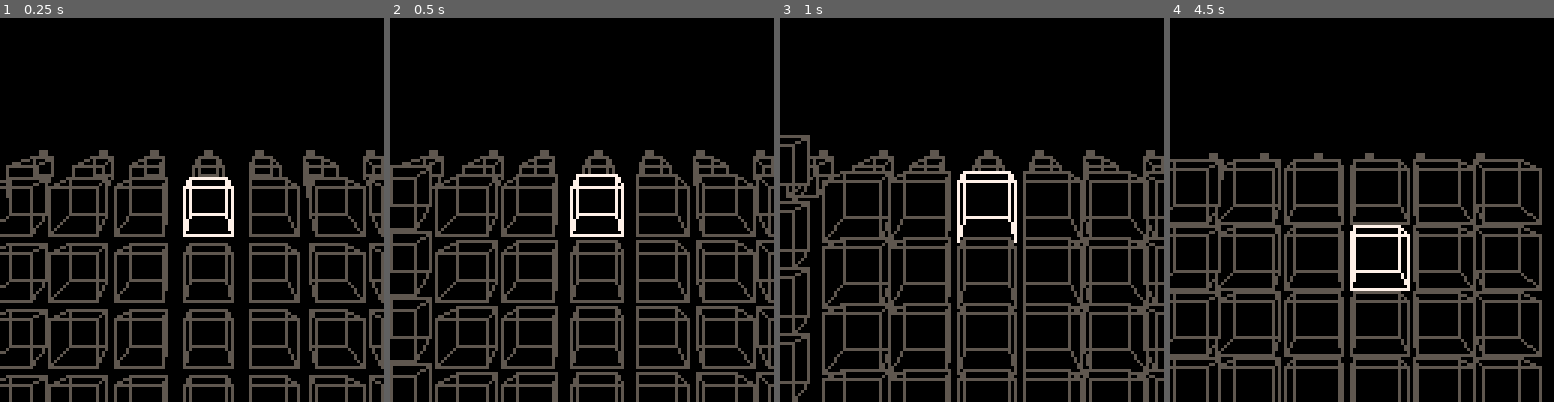
Above: before the commit, frames 1-4 (left to right).
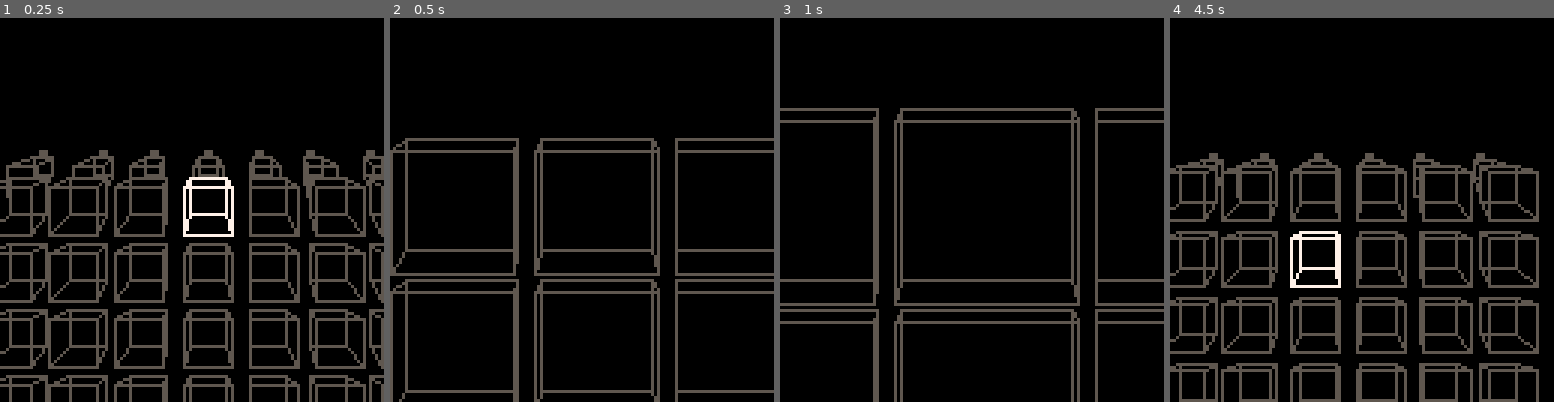
Above: after the commit, the same moments.

Repository: abemassry/dimensional-jump
Game: PICO-8 cartridge 3d_2.p8
Same seed, same stepped clock (60 frames per second), same inputs: the game is played once before the commit and once after it.
Inputs:
- Up to frame 1 (0.25 s): no input
- Up to frame 2 (0.5 s): tap X (X key) at 0.33 s
- Up to frame 3 (1 s): tap O (Z key) at 0.7 s
- Up to frame 4 (4.5 s): tap X (X key) at 1.07, 1.85, 2.97, 4.08 s; hold Right 1.6-2.1 s; tap O (Z key) every 0.4 s from 1.7 to 4.1 s; hold Up 2.15-2.42 s; hold Right 2.47-3.03 s; hold Left 3.08-3.58 s; hold Down 3.63-3.97 s; hold Right from 4.02 s (still down)

Frame 1 is identical in both runs. In frame 2, 23% of the frame differs, in the area x 0-100%, y 31-100%; in frame 3, 24%; in frame 4, 30%, in the area x 0-97%, y 36-100%.

Commit message:
working on jump to next row into screen

Diff:
--- a/3d_2.p8
+++ b/3d_2.p8
@@ -6,7 +6,8 @@
 	y=64
 	s=4
 	u=0
-  current= 0
+	current= 0
+	prevcurrent = 0
 	level = 0
 	xnudge = 0
 	ynudge = 0
@@ -73,9 +74,11 @@
 		downpress = true
 	end
 	if(btn(4)) then
+		if (jumppress == false) prevcurrent = current
 		jumppress = true
 	end
 	if(btn(5)) then
+		if (jumppress == false) prevcurrent = current
 		jumppress = true
 	end
 
@@ -125,12 +128,14 @@
 	end
 
 	if (jumppress == true) then
-		jumpanim -= 0.1
-	end
-
-	if (jumpanim < -10) then
+		current = -10
+		jumpanim -= 2.5
+	end
+
+	if (jumpanim < -50) then
 		jumpanim = 0
 		jumppress = false
+		current = prevcurrent
 	end
 
 
@@ -140,31 +145,45 @@
 	cls()
 	for i=0,0 do
 		ydiff = -17 + (i * 20) - (level*4)
-		zdiff = 7
+		zdiff = 7 + (jumpanim * .2)
 		depth = 2
 		if (level > 0) ydiff = ydiff + 5
 		if (level >= 3) ydiff = ydiff + 6
-		setup_block(xcpos+64+57,64+ydiff,zdiff,depth,12+xnudge,u,5)
-		setup_block(xcpos+64+37,64+ydiff,zdiff,depth,10+xnudge,u,5)
-		setup_block(xcpos+64+20,64+ydiff,zdiff,depth,8+xnudge,u,5)
+		setup_block((jumpanim*-3)+xcpos+64+57,64+ydiff,zdiff,depth,12+xnudge,u,5)
+		setup_block((jumpanim*-2)+xcpos+64+37,64+ydiff,zdiff,depth,10+xnudge,u,5)
+		setup_block((jumpanim*-1)+xcpos+64+20,64+ydiff,zdiff,depth,8+xnudge,u,5)
 		setup_block(xcpos+64+3,64+ydiff,zdiff,depth,7+xnudge,u,5)
-		setup_block(xcpos+64-15,64+ydiff,zdiff,depth,4+xnudge,u,5)
-		setup_block(xcpos+64-32,64+ydiff,zdiff,depth,2+xnudge,u,5)
-		setup_block(xcpos+64-52,64+ydiff,zdiff,depth,0+xnudge,u,5)
+		setup_block((jumpanim*1)+xcpos+64-15,64+ydiff,zdiff,depth,4+xnudge,u,5)
+		setup_block((jumpanim*2)+xcpos+64-32,64+ydiff,zdiff,depth,2+xnudge,u,5)
+		setup_block((jumpanim*3)+xcpos+64-52,64+ydiff,zdiff,depth,0+xnudge,u,5)
 	end
 	for i=0,0 do
 		ydiff = -10 + (i * 20) - (level*4)
-		zdiff = 3
+		zdiff = (3 + (jumpanim * .2))
 		depth = 5
 		if (level > 0) ydiff = ydiff + 5
 		if (level >= 3) ydiff = ydiff + 6
-		setup_block(xcpos+64+55,64+ydiff,zdiff,depth,12+xnudge,u,5)
-		setup_block(xcpos+64+35,64+ydiff,zdiff,depth,10+xnudge,u,5)
-		setup_block(xcpos+64+18,64+ydiff,zdiff,depth,8+xnudge,u,5)
-		setup_block(xcpos+64,64+ydiff,zdiff,depth,7+xnudge,u,5)
-		setup_block(xcpos+64-18,64+ydiff,zdiff,depth,4+xnudge,u,5)
-		setup_block(xcpos+64-35,64+ydiff,zdiff,depth,2+xnudge,u,5)
-		setup_block(xcpos+64-55,64+ydiff,zdiff,depth,0+xnudge,u,5)
+		c = 5
+		if (prevcurrent == 3 and jumppress == true) c = 7
+		setup_block((jumpanim*-3)+xcpos+64+55,64+ydiff,zdiff,depth,12+xnudge,u,c)
+		c = 5
+		if (prevcurrent == 2 and jumppress == true) c = 7
+		setup_block((jumpanim*-2)+xcpos+64+35,64+ydiff,zdiff,depth,10+xnudge,u,c)
+		c = 5
+		if (prevcurrent == 1 and jumppress == true) c = 7
+		setup_block((jumpanim*-1)+xcpos+64+18,64+ydiff,zdiff,depth,8+xnudge,u,c)
+		c = 5
+		if (prevcurrent == 0 and jumppress == true) c = 7
+		setup_block(xcpos+64,64+ydiff,zdiff,depth,7+xnudge,u,c)
+		c = 5
+		if (prevcurrent == -1 and jumppress == true) c = 7
+		setup_block((jumpanim*1)+xcpos+64-18,64+ydiff,zdiff,depth,4+xnudge,u,c)
+		c = 5
+		if (prevcurrent == -2 and jumppress == true) c = 7
+		setup_block((jumpanim*2)+xcpos+64-35,64+ydiff,zdiff,depth,2+xnudge,u,c)
+		c = 5
+		if (prevcurrent == -3 and jumppress == true) c = 7
+		setup_block((jumpanim*3)+xcpos+64-55,64+ydiff,zdiff,depth,0+xnudge,u,c)
 	end
 	for j=0,3 do
 		i= (jumpanim * .5)
@@ -173,25 +192,25 @@
 		c = 5
 		if (j == level) u = -(j-0.5)
 		if (current == 3 and j == level) c = 7
-		setup_block(xcpos+64+60,64+ydiff,i,depth,13+xnudge,u,c)
+		setup_block((jumpanim*-3)+xcpos+64+60,((j * -1)*(jumpanim*1.))+64+ydiff,i,depth,13+xnudge,u,c)
 		c = 5
 		if (current == 2 and j == level) c = 7
-		setup_block(xcpos+64+40,64+ydiff,i,depth,11+xnudge,u,c)
+		setup_block((jumpanim*-2)+xcpos+64+40,((j * -1)*(jumpanim*1.))+64+ydiff,i,depth,11+xnudge,u,c)
 		c = 5
 		if (current == 1 and j == level) c = 7
-		setup_block(xcpos+64+20,64+ydiff,i,depth,9+xnudge,u,c)
+		setup_block((jumpanim*-1)+xcpos+64+20,((j * -1)*(jumpanim*1.))+64+ydiff,i,depth,9+xnudge,u,c)
 		c = 5
 		if (current == 0 and j == level) c = 7
-		setup_block(xcpos+64,64+ydiff,i,depth,7+xnudge,u,c)
+		setup_block(xcpos+64,((j * -1)*(jumpanim*1.))+64+ydiff,i,depth,7+xnudge,u,c)
 		c = 5
 		if (current == -1 and j == level) c = 7
-		setup_block(xcpos+64-20,64+ydiff,i,depth,4+xnudge,u,c)
+		setup_block((jumpanim*1)+xcpos+64-20,((j * -1)*(jumpanim*1.))+64+ydiff,i,depth,4+xnudge,u,c)
 		c = 5
 		if (current == -2 and j == level) c = 7
-		setup_block(xcpos+64-40,64+ydiff,i,depth,2+xnudge,u,c)
+		setup_block((jumpanim*2)+xcpos+64-40,((j * -1)*(jumpanim*1.))+64+ydiff,i,depth,2+xnudge,u,c)
 		c = 5
 		if (current == -3 and j == level) c = 7
-		setup_block((jumpanim*2)+xcpos+64-60,(jumpanim*3)+64+ydiff,i,depth,0+xnudge,u,c)
+		setup_block((jumpanim*3)+xcpos+64-60,((j * -1)*(jumpanim*1.))+64+ydiff,i,depth,0+xnudge,u,c)
 	end
 
 end
